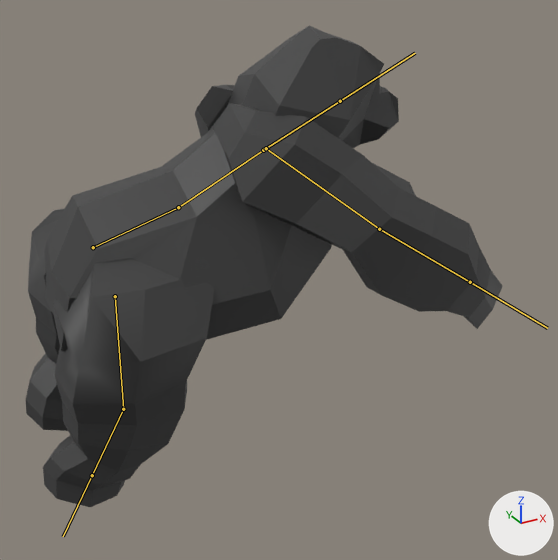
Before and after pictures for a commit that changed the FBX model Assets/Models/water2/Gwater2.fbx.
Camera for both pictures: a 50 mm lens placed at (-4.206, 2.063, 1.591), pointed at (-3.137, 4.006, 0.62). The lights are fixed; the arrows at lower right show +X, +Y and +Z. Both versions are drawn at frame 225 of the action 'Armature|ArmatureAction.001'; the numbers are the values there. The bones that bend it are drawn over the model as lines.

Names of what the first picture shows: 'Gorilla'.
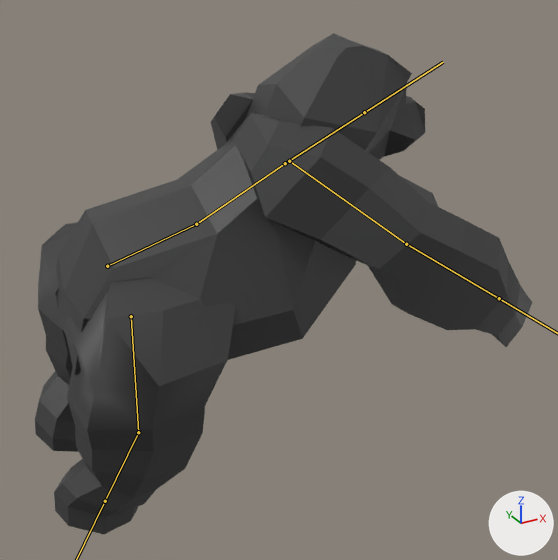
What changed in the scene script:
```text
Change bone_bone:
    where bone_bone = bpy.data.objects['Armature'].pose.bones['Bone']
    bone_bone.location: (-9.378, -1.01, -0.625) -> (-9.054, -0.974, -0.62)
Change bone_bone_003:
    where bone_bone_003 = bpy.data.objects['Armature'].pose.bones['Bone.003']
    bone_bone_003.location: (-9.41, -0.033, -0.97) -> (-9.084, -0.033, -0.934)
Change bone_bone_005:
    where bone_bone_005 = bpy.data.objects['Armature'].pose.bones['Bone.005']
    bone_bone_005.location: (-9.586, -0.22, -1.518) -> (-9.259, -0.22, -1.483)
```

Pixel boxes [x1, y1, x2, y2] of what changed, in the pictures (558 x 560 px):
'Gorilla', posed: before [26, 26, 503, 507]; after [35, 33, 533, 534]
bone 'Bone', root to tip: before (93, 247) to (178, 207); after (107, 266) to (196, 224)
bone 'Bone.003', root to tip: before (115, 296) to (123, 409); after (131, 316) to (138, 432)
bone 'Bone.005', root to tip: before (266, 148) to (379, 229); after (289, 161) to (406, 244)
